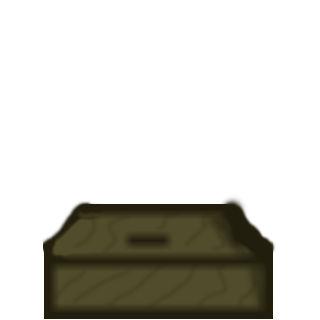
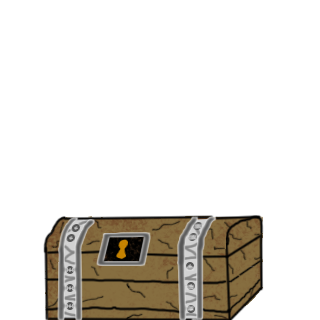
Layered file, before and after one edit (320x320). Changes by layer:
added group "Agrupar 2" with 26 layers above "Camada 2" over (x1=42, y1=209, x2=276, y2=320)
added layer "Camada 3" in group "Agrupar 2" over (x1=57, y1=216, x2=258, y2=320)
added group "parafusos" with 17 layers in group "Agrupar 2" over (x1=66, y1=222, x2=203, y2=313)
added group "Agrupar 1 copiar" with 5 layers in group "parafusos" over (x1=66, y1=224, x2=81, y2=310)
added layer "Camada 5 copiar 4" (1st of 2, in "Agrupar 2" › "parafusos" › "Agrupar 1 copiar") in group "Agrupar 1 copiar" over (x1=71, y1=224, x2=81, y2=232)
added layer "Camada 5 copiar 3" (1st of 2, in "Agrupar 2" › "parafusos" › "Agrupar 1 copiar") in group "Agrupar 1 copiar" over (x1=66, y1=234, x2=76, y2=242)
added layer "Camada 5" (1st of 2, in "Agrupar 2" › "parafusos" › "Agrupar 1 copiar") in group "Agrupar 1 copiar" over (x1=66, y1=266, x2=74, y2=274)
added layer "Camada 5 copiar" (1st of 2, in "Agrupar 2" › "parafusos" › "Agrupar 1 copiar") in group "Agrupar 1 copiar" over (x1=66, y1=284, x2=74, y2=292)
added group "Agrupar 1" with 10 layers in group "parafusos" over (x1=186, y1=222, x2=203, y2=313)
added layer "Elipse 1 copiar 3" in group "Agrupar 1" over (x1=193, y1=222, x2=203, y2=230)
added layer "Elipse 1 copiar 2" in group "Agrupar 1" over (x1=188, y1=233, x2=198, y2=241)
added layer "Camada 8" in group "Agrupar 2" over (x1=47, y1=218, x2=262, y2=320)
added layer "Camada 4" in group "Agrupar 2" over (x1=43, y1=214, x2=264, y2=320)
added layer "Camada 7" (77%) in group "Agrupar 2" over (x1=115, y1=239, x2=128, y2=259)
added layer "Camada 9" in group "Agrupar 2" over (x1=59, y1=217, x2=215, y2=320)
added layer "Camada 6" in group "Agrupar 2" over (x1=44, y1=216, x2=263, y2=320)
added layer "Camada 10" in group "Agrupar 2" over (x1=45, y1=216, x2=262, y2=320)
hid "Camada 2" (2nd of 2) over (x1=42, y1=195, x2=276, y2=320)
…and 9 more changes (9 added)
